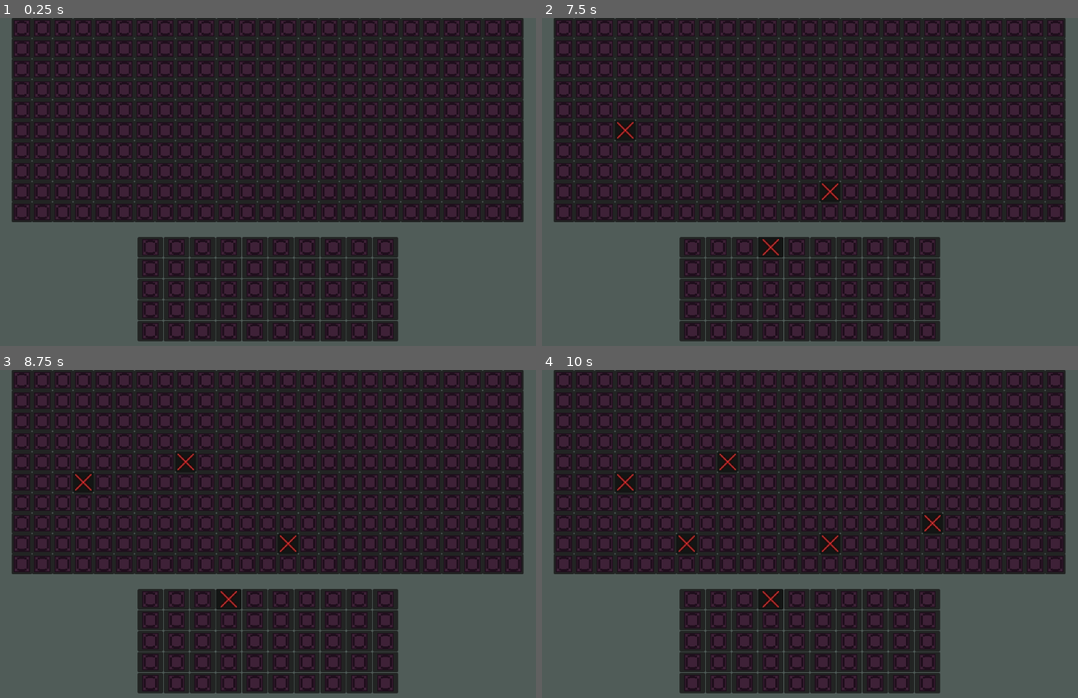
Above: before the commit, frames 1-4 (two rows, left to right).
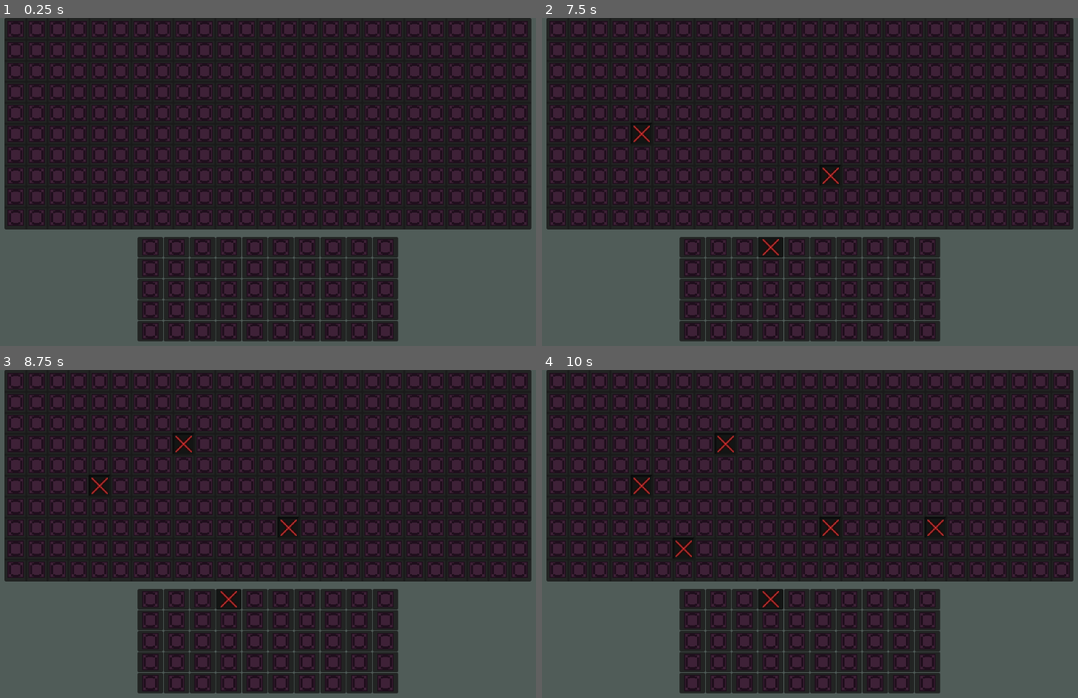
Above: after the commit, the same moments.

Repository: LeonSanders94/Currrent_Projects
Game: Godot game, scene res://test_build.tscn
The game is run twice, just before and just after one commit, with the same random seed, the same clock (stepped at 60 frames per second) and the same inputs. The project has no main scene, so this scene is started directly.
Inputs (mouse positions are in pixels of both pictures, inside the frame that each line leads up to):
- Up to frame 1 (0.25 s): no input
- Up to frame 2 (7.5 s): click (692, 247) at 0.52 s; click (692, 247) at 1.27 s; click (692, 247) at 2.02 s; tap Enter at 2.75, 4.25, 5.75 s; move the mouse to (938, 165) at 2.77 s; click (938, 165) at 2.85 s; tap Space at 3.5, 5, 6.5 s; move the mouse to (692, 198) at 3.52 s; click (692, 198) at 3.6 s; move the mouse to (868, 109) at 4.27 s; click (868, 109) at 4.35 s; move the mouse to (777, 250) at 5.02 s; click (777, 250) at 5.1 s; move the mouse to (986, 234) at 5.77 s; click (986, 234) at 5.85 s; move the mouse to (633, 132) at 6.52 s; click (633, 132) at 6.6 s; move the mouse to (836, 182) at 7.27 s; click (836, 182) at 7.35 s
- Up to frame 3 (8.75 s): move the mouse to (176, 452) at 8.02 s; click (176, 452) at 8.1 s
- Up to frame 4 (10 s): move the mouse to (938, 517) at 8.77 s; click (938, 517) at 8.85 s; move the mouse to (692, 550) at 9.52 s; click (692, 550) at 9.6 s

The runs differ from the first frame. In frame 1, 19% of the frame differs, in the area x 0-100%, y 0-65%; in frame 2, 19%; in frame 3, 19%; in frame 4, 20%.

Commit message:
Add button press signal and grid registration
Emit a button_press signal from Button nodes and add identification vars (button_name, button_id, BID) with unified debug prints. Update grid.gd to use typed exports, add grid_registry and _register_buttons to connect child button_press signals, and implement a basic _button_press handler. Add two temporary grid_cell scene files and rename scraps/grid.tscn -> scraps/grid_odl.tscn. Update test_build.tscn to reference grid.tscn, adjust layout offsets, increase cellWidth/cellHeight, and set borderSize to better fit the layout.

Diff:
--- a/project-i/button.gd
+++ b/project-i/button.gd
@@ -1,27 +1,33 @@
 extends Button
 
+signal button_press(button_name)
 
 var pressed_flag:bool
-
-
-
+var button_name = str(self)
+var button_id = button_name.substr(7,12)
+var BID = "BID" + button_id
 func _check_up():
 	if pressed_flag == false:
-		print(self.name,self.position," :NOT PRESSED")
+		print(BID," :NOT PRESSED")
 		self.icon = preload("res://assets/empty_pipe_slot.png")
 	else:
 		pass
 
+func _ready():
+	button_press.emit(name)
 func _check_down():
 	if pressed_flag == true:
-		print(self.name,self.position," :PRESSED")
+		print(BID," :PRESSED")
 		self.icon = preload("res://assets/X.png")
 		if self.is_in_group("GArea"):
 			print("I'm in GArea")
+			print(BID)
 		elif self.is_in_group("inv"):  # Changed to elif
 			print("I'm in inv")
+			print(BID)
 		else:
 			print("I think I'm an Orphan", self.get_groups())
+			print(BID)
 	else:
 		pass
 
--- a/project-i/grid.gd
+++ b/project-i/grid.gd
@@ -1,8 +1,11 @@
+extends GridContainer
+@export var grid_group_name:String = ""
+@export var GRID_CELL:PackedScene
 
-extends GridContainer
-@export var grid_group_name := ""
-@export var GRID_CELL:PackedScene
-@export var width := 5:
+var grid_registry = []
+
+##Grid Maker##
+@export var width:int = 5:
 
 	set(value):
 		width = value
@@ -28,7 +31,7 @@
 		borderSize = value
 		_remove_grid()
 		_create_grid()
-
+####
 
 func _create_grid():
 	add_theme_constant_override("h_separation", borderSize)
@@ -48,3 +51,15 @@
 func _remove_grid():
 	for node in get_children():
 		node.queue_free()
+
+func _register_buttons():
+	print("Grid Registry: ",grid_registry)
+	for child in get_children():
+		if child.has_signal("button_press"):
+			child.button_press.connect(_button_press)
+
+func _button_press(button_name: String):
+	print(button_name)
+	match button_name:
+		"Tile Button":
+			print("pressed! on grid:",button_name)
--- a/project-i/test_build.tscn
+++ b/project-i/test_build.tscn
@@ -1,7 +1,7 @@
 [gd_scene format=3 uid="uid://coqkad2xh8me5"]
 
 [ext_resource type="Script" uid="uid://cydnwi6tr7knp" path="res://temp_grid.gd" id="1_r13dh"]
-[ext_resource type="PackedScene" uid="uid://dsk4njqgvlws4" path="res://Grid.tscn" id="1_u3cy7"]
+[ext_resource type="PackedScene" uid="uid://dsk4njqgvlws4" path="res://grid.tscn" id="1_u3cy7"]
 [ext_resource type="PackedScene" uid="uid://dfuis7ev3jsyx" path="res://grid_cell.tscn" id="3_0xttn"]
 
 [node name="test build" type="Node" unique_id=208647216]
@@ -37,7 +37,7 @@
 anchor_bottom = 0.0
 offset_left = -440.0
 offset_right = 440.0
-offset_bottom = 430.0
+offset_bottom = 388.0
 grow_vertical = 1
 theme_override_constants/h_separation = 0
 theme_override_constants/v_separation = 0
@@ -46,5 +46,6 @@
 GRID_CELL = ExtResource("3_0xttn")
 width = 25
 height = 10
-cellWidth = 25
-cellHeight = 25
+cellWidth = 45
+cellHeight = 45
+borderSize = -4
Renamed: project-i/scraps/grid.tscn -> project-i/scraps/grid_odl.tscn
Not shown, added: project-i/grid_cell.tscn15437809234.tmp
Not shown, added: project-i/grid_cell.tscn15496970748.tmp
